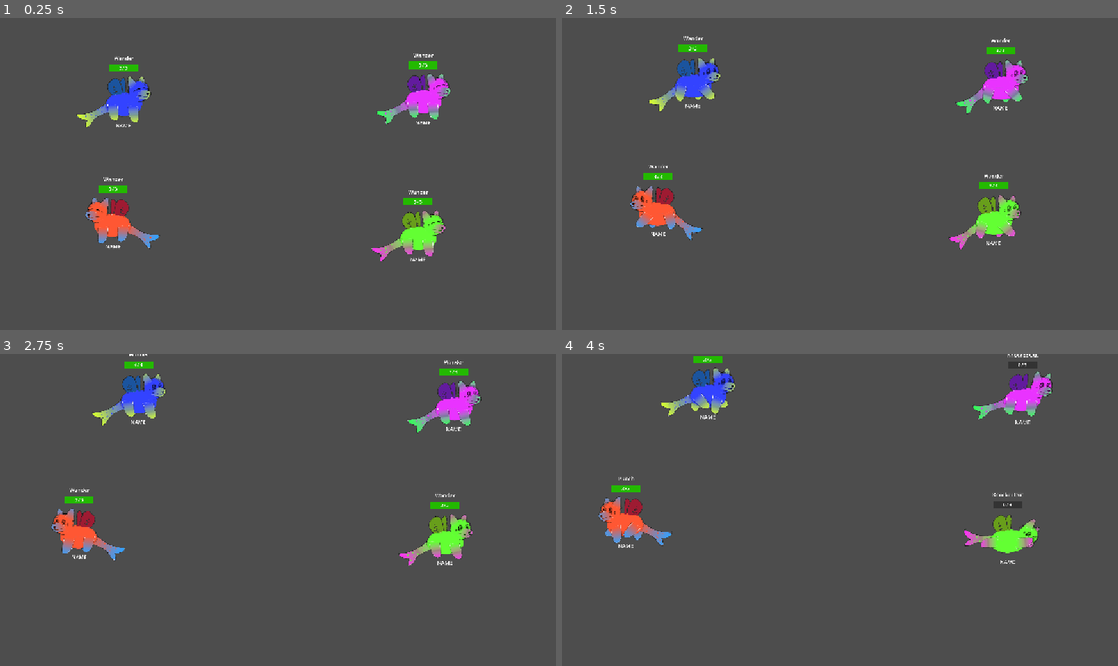
Above: before the commit, frames 1-4 (two rows, left to right).
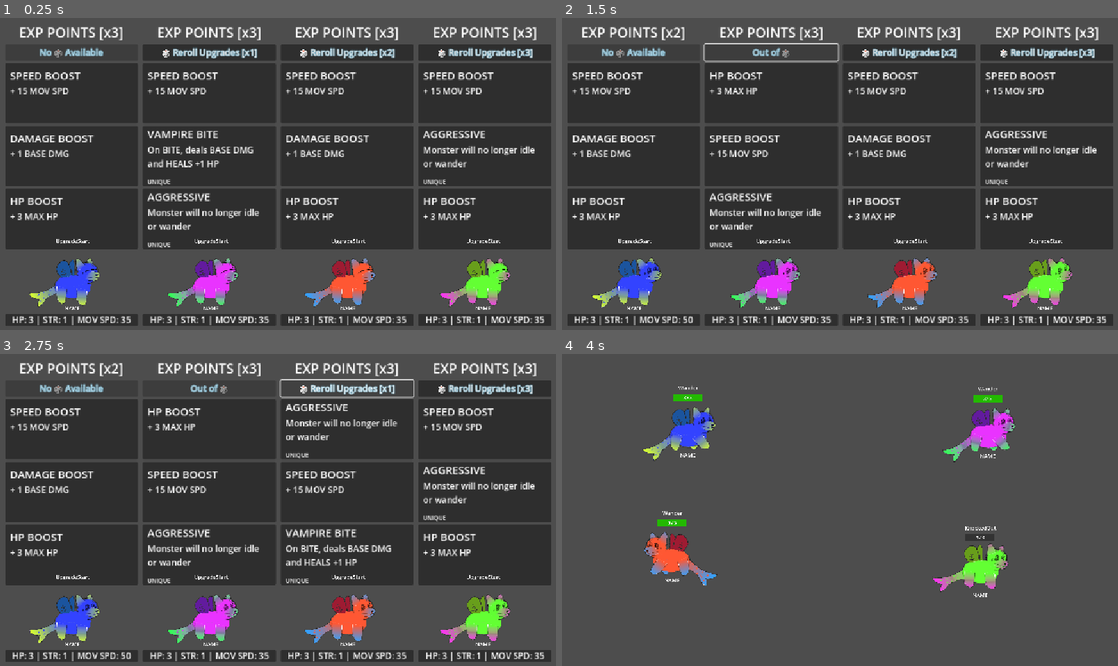
Above: after the commit, the same moments.

Repository: Galitie/tm2
Game: Godot game, scene res://test_scene.tscn
The game is run twice, just before and just after one commit, with the same random seed, the same clock (stepped at 60 frames per second) and the same inputs.
Inputs (mouse positions are in pixels of both pictures, inside the frame that each line leads up to):
- Up to frame 1 (0.25 s): no input
- Up to frame 2 (1.5 s): click (634, 92) at 0.52 s; click (773, 52) at 1.25 s, where only the run after the commit has a clickable "🎲 Reroll Upgrades [x1]"
- Up to frame 3 (2.75 s): click (344, 388) at 2 s, where only the run after the commit has a clickable "🎲 Reroll Upgrades [x2]"
- Up to frame 4 (4 s): click (1045, 388) at 2.75 s, where only the run after the commit has a clickable "🎲 Reroll Upgrades [x3]"; tap Enter (ui_accept) at 3.5, 3.77 s; move the mouse to (962, 494) at 3.52 s; hold Up (ui_up) from 3.53 s (still down); click (962, 494) at 3.67 s

The runs differ from the first frame. In frame 1, 66% of the frame differs, in the area x 1-100%, y 2-99%; in frame 2, 65%; in frame 3, 64%; in frame 4, 8.5%.

Commit message:
Added controller uh control and fake focus

Diff:
--- a/UI/player_upgrade_panel.gd
+++ b/UI/player_upgrade_panel.gd
@@ -2,21 +2,61 @@
 class_name PlayerUpgradePanel
 
 signal reroll_pressed(upgrade_panel)
-
 
 @onready var reroll_button : Button = $VBoxContainer/Reroll
 @onready var stats = $VBoxContainer/Stats/Label
 @onready var upgrade_cards = [$VBoxContainer/UpgradeCard1, $VBoxContainer/UpgradeCard2, $VBoxContainer/UpgradeCard3 ]
 @onready var upgrade_title = $VBoxContainer/UpgradeTitle/Label
 
-
 var player : Player
 var disabled : bool = false
 var resource_array: Array[Resource] = [load("uid://c37d7vyo0m6jb"), load("uid://3aquqn25lskq"), load("uid://cvtqvsltnme3w"), load("uid://cv4dcuvdmk4d"), load("uid://cr0ughlj0g43p")]
+@onready var button_array: Array[Node] = [reroll_button, $VBoxContainer/UpgradeCard1, $VBoxContainer/UpgradeCard2, $VBoxContainer/UpgradeCard3]
+var current_user_position_in_button_array : int = 0
 
 func _ready():
 	for card in upgrade_cards:
 		card.upgrade_panel = self
+
+
+func _physics_process(delta):
+	# -1(up), 0, 1(down)
+	if current_user_position_in_button_array == 0:
+		reroll_button.add_theme_color_override("font_outline_color", Color.SKY_BLUE)
+		reroll_button.add_theme_constant_override("outline_size", 3)
+	var dpad_vertical_input: int =  Controller.IsButtonJustPressed(player.controller_port, JOY_BUTTON_DPAD_DOWN) - Controller.IsButtonJustPressed(player.controller_port, JOY_BUTTON_DPAD_UP)
+	if Controller.IsButtonJustPressed(player.controller_port, JOY_BUTTON_DPAD_DOWN) || Controller.IsButtonJustPressed(player.controller_port, JOY_BUTTON_DPAD_UP):
+		current_user_position_in_button_array += dpad_vertical_input
+		if current_user_position_in_button_array <= -1:
+			current_user_position_in_button_array = button_array.size() - 1
+		if current_user_position_in_button_array >= button_array.size():
+			current_user_position_in_button_array = 0
+		# Really shitty way to see what index player is on
+		var button = button_array[current_user_position_in_button_array]
+		if button == reroll_button:
+			reroll_button.add_theme_color_override("font_outline_color", Color.SKY_BLUE)
+			reroll_button.add_theme_constant_override("outline_size", 3)
+		else:
+			var new_stylebox_normal = button.get_theme_stylebox("theme").duplicate()
+			new_stylebox_normal.border_width_top = 5
+			new_stylebox_normal.border_width_bottom = 5
+			new_stylebox_normal.border_width_left = 5
+			new_stylebox_normal.border_width_right = 5
+			new_stylebox_normal.border_color = Color.SKY_BLUE
+			button.add_theme_stylebox_override("panel", new_stylebox_normal)
+			reroll_button.add_theme_constant_override("outline_size", 0)
+			reroll_button.remove_theme_color_override("font_outline_color")
+		for other_button in button_array:
+			if other_button != button:
+				other_button.remove_theme_stylebox_override("panel")
+
+	if Controller.IsButtonJustPressed(player.controller_port, JOY_BUTTON_A):
+		var button = button_array[current_user_position_in_button_array]
+		if button == reroll_button:
+			_on_button_pressed()
+		else:
+			button._on_button_pressed()
+
 
 
 func update_stats():
@@ -46,6 +86,6 @@
 		reroll_button.text = "No 🎲 Available"
 		reroll_button.disabled = true
 
-
-func _on_reroll_pressed():
+# reroll button
+func _on_button_pressed():
 	emit_signal("reroll_pressed", self) #Caught by game scene
--- a/UI/player_upgrade_panel.tscn
+++ b/UI/player_upgrade_panel.tscn
@@ -57,4 +57,4 @@
 vertical_alignment = 3
 autowrap_mode = 3
 
-[connection signal="pressed" from="VBoxContainer/Reroll" to="." method="_on_reroll_pressed"]
+[connection signal="pressed" from="VBoxContainer/Reroll" to="." method="_on_button_pressed"]
--- /dev/null
+++ b/controller.gd
@@ -0,0 +1,102 @@
+extends Node
+const DEADZONE: float = 0.2
+
+class Gamepad:
+	var device_id: int = -1
+	var connected: bool = false
+
+	var left_stick: Vector2 = Vector2.ZERO
+	var right_stick: Vector2 = Vector2.ZERO
+
+	var right_trigger: float
+	var left_trigger: float
+
+	var button_states: PackedByteArray = [
+		0, # JOY_BUTTON_A
+		0, # JOY_BUTTON_B
+		0, # JOY_BUTTON_X
+		0, # JOY_BUTTON_Y
+		0, # JOY_BUTTON_BACK
+		0, # JOY_BUTTON_GUIDE
+		0, # JOY_BUTTON_START
+		0, # JOY_BUTTON_LEFT_STICK
+		0, # JOY_BUTTON_RIGHT_STICK
+		0, # JOY_BUTTON_LEFT_SHOULDER
+		0, # JOY_BUTTON_RIGHT_SHOULDER
+		0, # JOY_BUTTON_DPAD_UP
+		0, # JOY_BUTTON_DPAD_DOWN
+		0, # JOY_BUTTON_DPAD_LEFT
+		0, # JOY_BUTTON_DPAD_RIGHT
+	]
+
+	var prev_button_states: PackedByteArray = button_states.duplicate()
+
+@onready var gamepads: Array = [
+	Gamepad.new(),
+	Gamepad.new(),
+	Gamepad.new(),
+	Gamepad.new()
+]
+
+func _ready() -> void:
+	var device_ids: Array = Input.get_connected_joypads()
+	for id in device_ids:
+		if id < gamepads.size():
+			gamepads[id].device_id = id
+			gamepads[id].connected = true
+
+# important that this syncs up with the game
+func _physics_process(_delta: float) -> void:
+	for gamepad in gamepads:
+		if gamepad.connected:
+			UpdateState(gamepad.device_id)
+
+
+func UpdateState(device_id: int) -> void:
+	var gamepad: Gamepad = gamepads[device_id]
+	gamepad.prev_button_states = gamepad.button_states.duplicate()
+	gamepad.left_stick = Vector2(Input.get_joy_axis(device_id, JOY_AXIS_LEFT_X), Input.get_joy_axis(device_id, JOY_AXIS_LEFT_Y))
+	if gamepad.left_stick.x > -DEADZONE && gamepad.left_stick.x < DEADZONE:
+		gamepad.left_stick.x = 0
+	if gamepad.left_stick.y > -DEADZONE && gamepad.left_stick.y < DEADZONE:
+		gamepad.left_stick.y = 0
+	gamepad.right_stick = Vector2(Input.get_joy_axis(device_id, JOY_AXIS_RIGHT_X), Input.get_joy_axis(device_id, JOY_AXIS_RIGHT_Y))
+	if gamepad.right_stick.x > -DEADZONE && gamepad.right_stick.x < DEADZONE:
+		gamepad.right_stick.x = 0
+	if gamepad.right_stick.y > -DEADZONE && gamepad.right_stick.y < DEADZONE:
+		gamepad.right_stick.y = 0
+
+	gamepad.right_trigger = Input.get_joy_axis(device_id, JOY_AXIS_TRIGGER_RIGHT)
+	gamepad.left_trigger = Input.get_joy_axis(device_id, JOY_AXIS_TRIGGER_LEFT)
+	for i in range(gamepad.button_states.size()):
+		gamepad.button_states[i] = int(Input.is_joy_button_pressed(gamepad.device_id, i))
+
+
+func IsButtonJustPressed(device_id: int, button: int) -> int:
+	if gamepads[device_id].button_states[button] == 1:
+		if gamepads[device_id].button_states[button] != gamepads[device_id].prev_button_states[button]:
+			return 1
+	return 0
+
+
+func IsButtonJustReleased(device_id: int, button: int) -> int:
+	if gamepads[device_id].button_states[button] == 0:
+		if gamepads[device_id].button_states[button] != gamepads[device_id].prev_button_states[button]:
+			return 1
+	return 0
+
+
+func IsButtonPressed(device_id: int, button: int) -> int:
+	if gamepads[device_id].button_states[button] == 1:
+		return 1
+	return 0
+
+# Helper function to shorten accessing the vector
+func GetLeftStick(device_id: int) -> Vector2:
+	return gamepads[device_id].left_stick
+
+#func GetRightStick(device_id: int) -> Vector2:
+	#return gamepads[device_id].right_stick
+#
+#func GetRightTrigger(device_id: int) -> float:
+	#return gamepads[device_id].right_trigger
--- a/main.gd
+++ b/main.gd
@@ -30,17 +30,21 @@
 			target_monster.state_machine.transition_state("knockedout")
 	if Input.is_action_just_pressed("ui_accept") and current_mode == Modes.UPGRADE:
 		set_fight_mode()
-	if Input.is_action_just_pressed("ui_down"):
-		Globals.is_sudden_death_mode = false
-	if Input.is_action_just_pressed("ui_up"):
-		generate_random_name()
+	#if Input.is_action_just_pressed("ui_down"):
+		#Globals.is_sudden_death_mode = false
+	#if Input.is_action_just_pressed("ui_up"):
+		#generate_random_name()
 
 
 func _init():
+	Controller.process_mode = Node.PROCESS_MODE_ALWAYS
 	Globals.game = self
 
 
 func _ready():
+	for player_index in players.size():
+		var player = players[player_index]
+		player.controller_port = player_index
 	var upgrade_cards = upgrade_menu.get_tree().get_nodes_in_group("UpgradeCard")
 	var player_upgrade_panels = upgrade_menu.get_tree().get_nodes_in_group("PlayerUpgradePanel")
 	for card in upgrade_cards:
--- a/player.gd
+++ b/player.gd
@@ -5,3 +5,4 @@
 var rerolls : int = 0
 var victory_points :int = 0
 @export var monster : Monster
+var controller_port: int = -1
--- a/project.godot
+++ b/project.godot
@@ -17,6 +17,7 @@
 [autoload]
 
 Globals="*res://globals.gd"
+Controller="*res://controller.gd"
 
 [display]
 
--- a/test_scene.tscn
+++ b/test_scene.tscn
@@ -11,7 +11,6 @@
 [node name="Game" type="Node2D"]
 script = ExtResource("1_fnpeg")
 total_rounds = 2
-start_in_fight_mode = true
 
 [node name="Walls" type="StaticBody2D" parent="."]
 
Not shown, changed: Todo.txt
Not shown, added: controller.gd.uid
